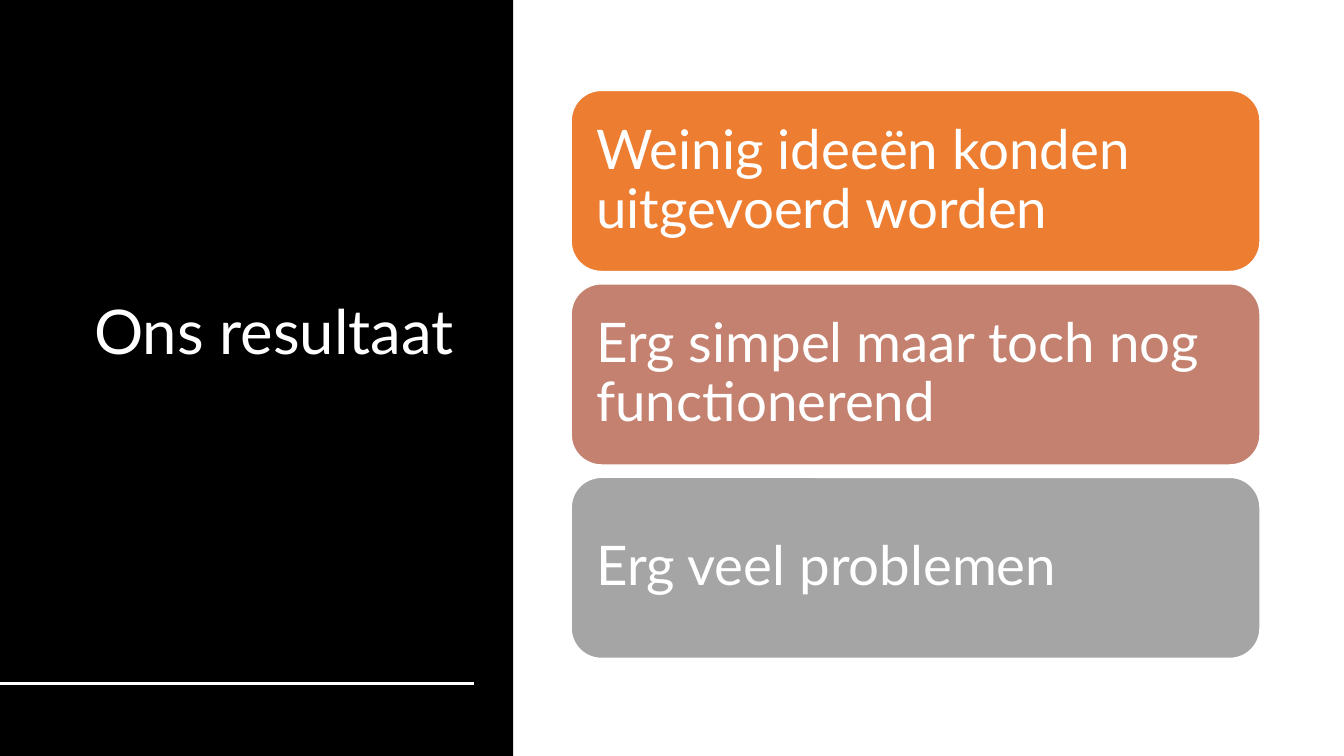
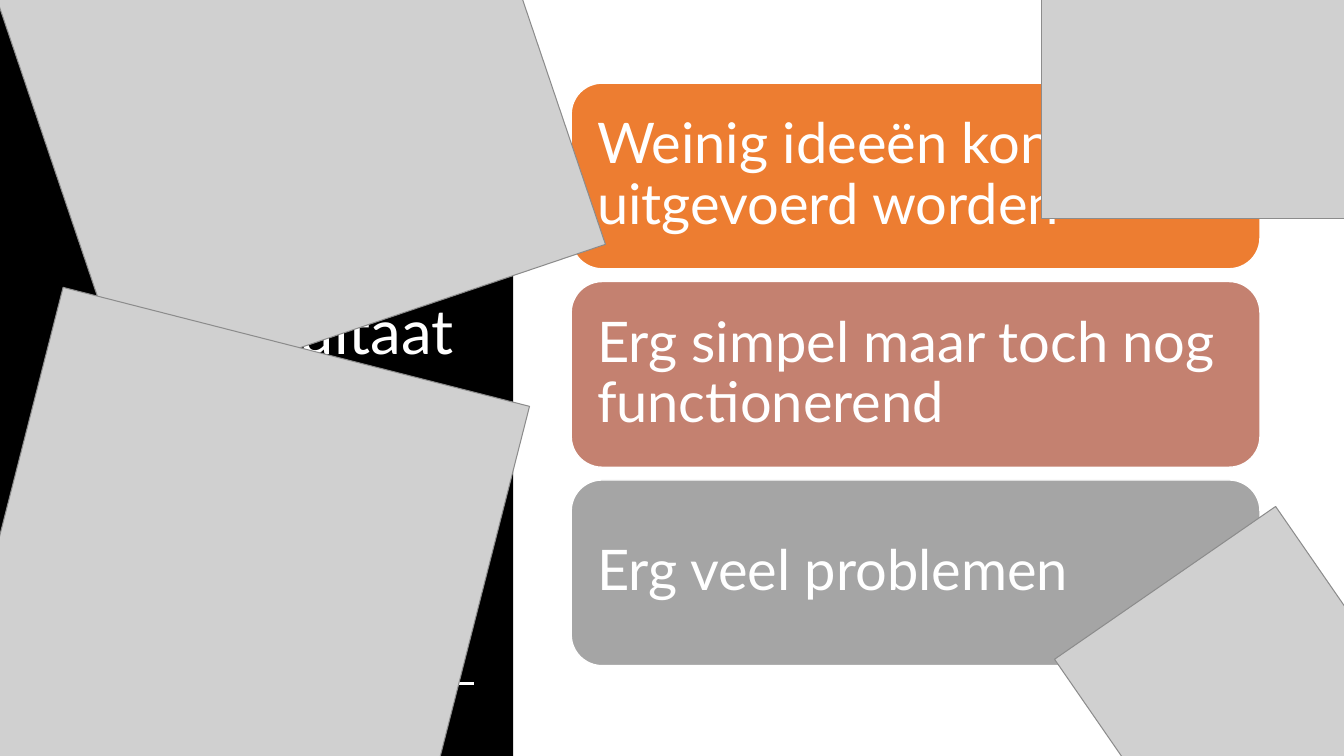
Before and after one commit to Kazuma-47/Arcade-Mechanics-BO, a slide deck: slide 4 of ideas/Arcade Game Presentatie.pptx. Drawn at 1344x756 pixels with LibreOffice and Linux fonts; fonts in the diff are those of the drawing; grey boxes stand for pictures. Boxes give left, top, right and bottom in pixels: in the first picture for what was removed or moved away, otherwise in the second. Text is boxed around its words. In the diff, an @@ line names an element or a change of style, - is before the commit and + after.

Commit message:
Eind resultaat presentatie

```diff
--- a/ideas/Arcade Game Presentatie.pptx
+++ b/ideas/Arcade Game Presentatie.pptx
@@ picture added at bbox=[0, 0, 606, 404] @@
@@ picture added at bbox=[1043, 0, 1344, 219] @@
@@ rounded rectangle: place and size @@
-rounded rectangle at bbox=[572, 91, 1260, 272]
+rounded rectangle at bbox=[572, 83, 1260, 268]
@@ size 39 to 40 pt in 3 elements at bbox=[597, 321, 1215, 423], bbox=[597, 549, 1068, 600], bbox=[597, 115, 1144, 234] @@
@@ text "Weinig ideeën konden uitgevoerd worden": place and size @@
-text "Weinig ideeën konden uitgevoerd worden" at bbox=[596, 128, 1129, 238]
+text "Weinig ideeën konden uitgevoerd worden" at bbox=[597, 115, 1144, 234]
@@ picture added at bbox=[0, 288, 530, 756] @@
@@ rounded rectangle: place and size @@
-rounded rectangle at bbox=[572, 478, 1260, 659]
+rounded rectangle at bbox=[572, 480, 1260, 665]
@@ picture added at bbox=[1054, 507, 1344, 756] @@
```
Also in this commit, not shown: 5 other slides changed, 1 slide added, 1 slide removed.
